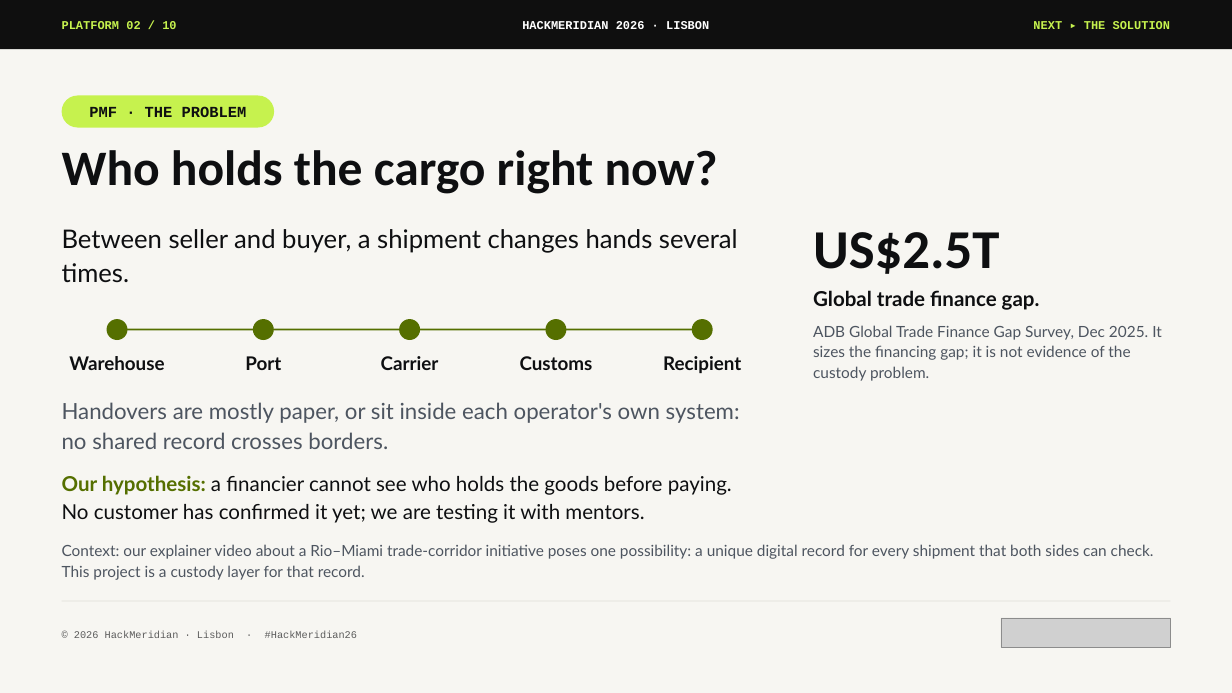
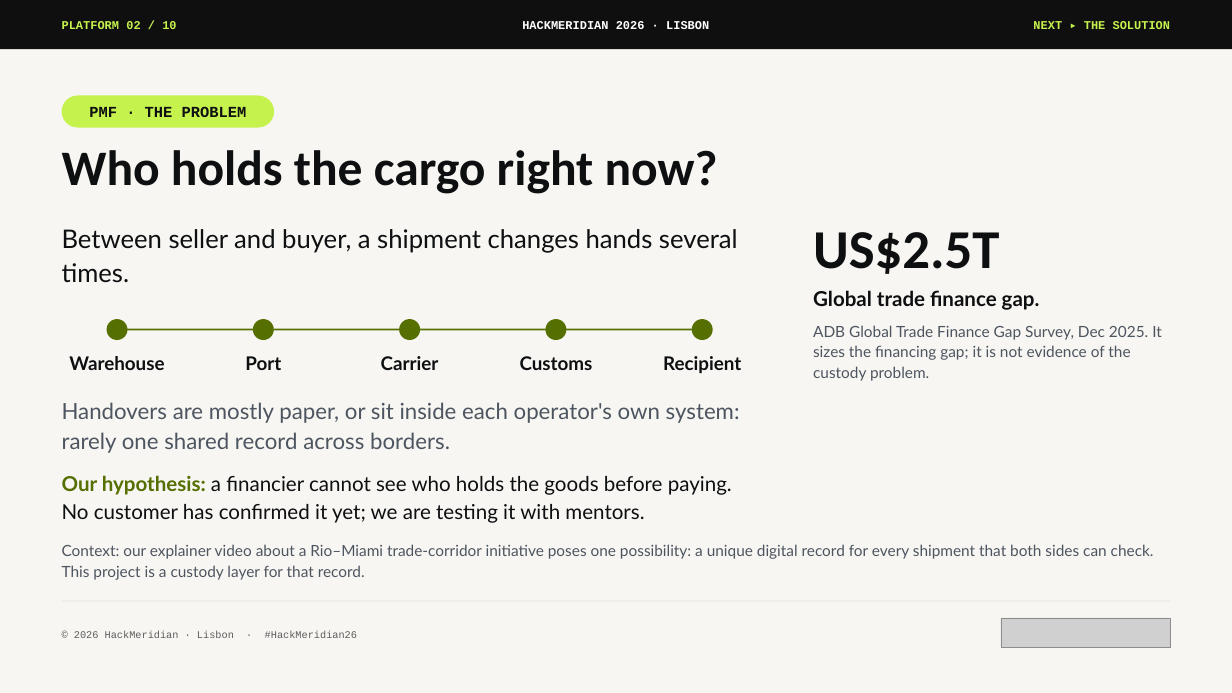
Before and after one commit to pwsaragossy/hackmeridian-cos, a slide deck: slide 2 of projects/hackmeridian-rail/deck/radox-custody-rail.pptx. Drawn at 1232x693 pixels with LibreOffice and Linux fonts; fonts in the diff are those of the drawing; grey boxes stand for pictures. Boxes give left, top, right and bottom in pixels: in the first picture for what was removed or moved away, otherwise in the second. Text is boxed around its words. In the diff, an @@ line names an element or a change of style, - is before the commit and + after.

```diff
--- a/projects/hackmeridian-rail/deck/radox-custody-rail.pptx
+++ b/projects/hackmeridian-rail/deck/radox-custody-rail.pptx
@@ text at <box>62,402,740,453</box>: text changed @@
-Handovers are mostly paper, or sit inside each operator's own system: no shared record crosses borders.
+Handovers are mostly paper, or sit inside each operator's own system: rarely one shared record across borders.
```
Also in this commit, not shown: 3 other slides changed, 3 other files.
